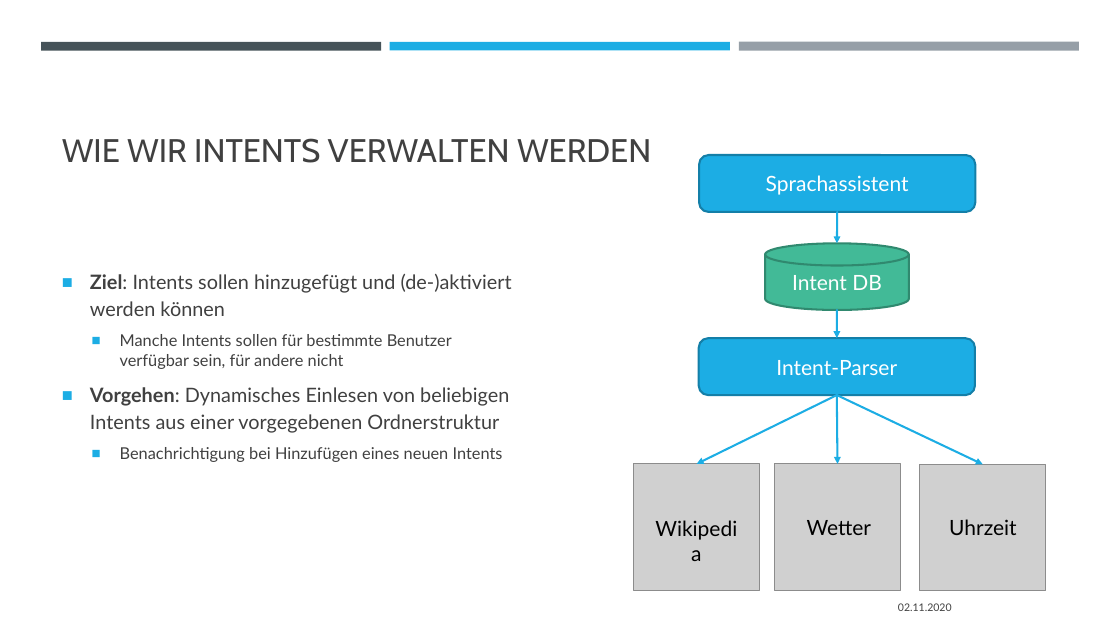
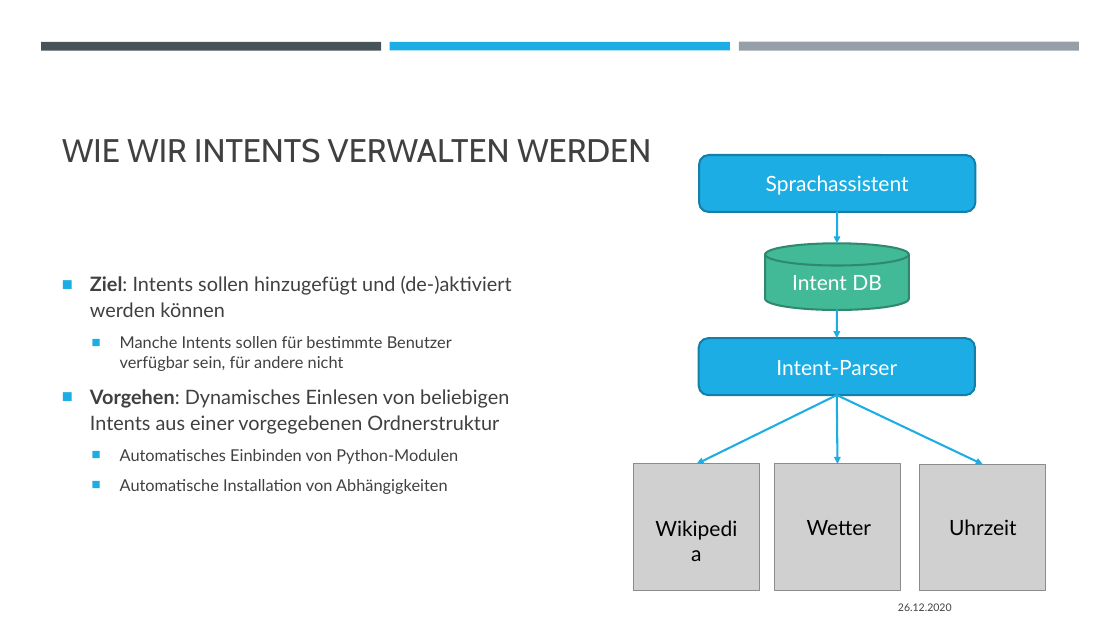
Before and after one commit to padmalcom/AISpeechAssistant, a slide deck: slide 3 of slides/09_intent_management.pptx (slide 2 before the commit). Drawn at 1120x630 pixels with LibreOffice and Linux fonts; fonts in the diff are those of the drawing; grey boxes stand for pictures. Boxes give left, top, right and bottom in pixels: in the first picture for what was removed or moved away, otherwise in the second. Text is boxed around its words. In the diff, an @@ line names an element or a change of style, - is before the commit and + after.

```diff
--- a/slides/09_intent_management.pptx
+++ b/slides/09_intent_management.pptx
@@ text at box(120, 449, 458, 494): text changed @@
-  ■ Benachrichtigung bei Hinzufügen eines neuen Intents
+  ■ Automatisches Einbinden von Python-Modulen
+  ■ Automatische Installation von Abhängigkeiten
@@ text at box(898, 603, 952, 611): text changed @@
-02.11.2020
+26.12.2020
```
Also in this commit, not shown: 1 other slide changed, 1 slide added, 15 other files.
